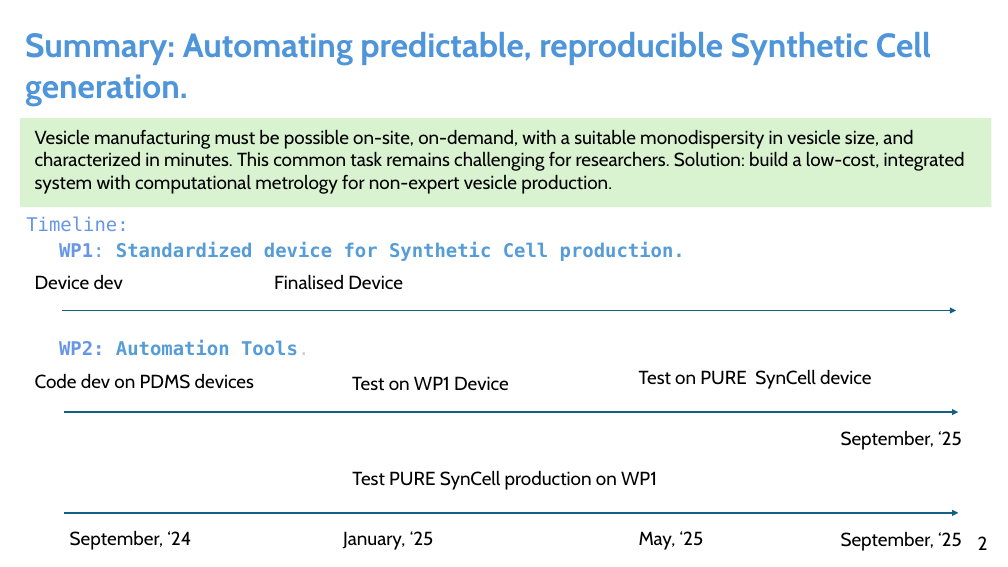
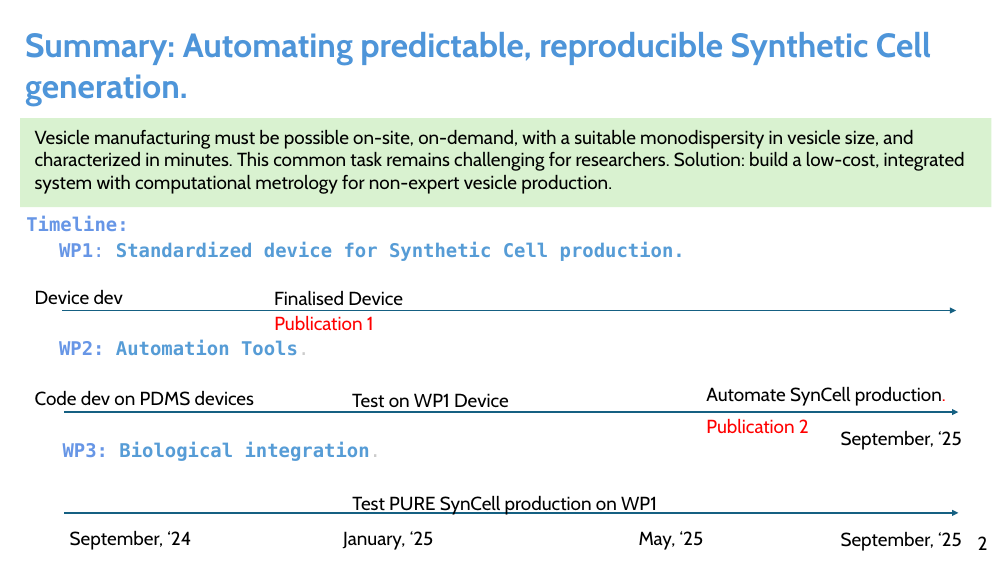
Before and after one commit to mrcsfltchr/Build-a-Cell-Tools, a slide deck: slide 2 of presentation/Build-a-Cell-Presentation.pptx. Drawn at 1008x567 pixels with LibreOffice and Linux fonts; fonts in the diff are those of the drawing. Boxes give left, top, right and bottom in pixels: in the first picture for what was removed or moved away, otherwise in the second. Text is boxed around its words. In the diff, an @@ line names an element or a change of style, - is before the commit and + after.

Commit message:
Addjusted timeline

```diff
--- a/presentation/Build-a-Cell-Presentation.pptx
+++ b/presentation/Build-a-Cell-Presentation.pptx
@@ text "Timeline:" at box(26, 216, 128, 231): bold on @@
@@ text added at box(274, 315, 374, 331), 18 pt, text #FF0000 @@
+Publication 1
@@ 3 texts: place and size @@
-3 texts at box(35, 274, 403, 389)
+3 texts at box(35, 290, 403, 406)
@@ text "Test on WP1 Device" rewrapped from box(352, 376, 509, 391) to box(352, 393, 509, 413) @@
@@ text at box(706, 386, 946, 406): text changed @@
-Test on PURE SynCell device
+Automate SynCell production.
@@ text added at box(706, 418, 809, 434), 18 pt, text #FF0000 @@
+Publication 2
@@ text added at box(63, 442, 382, 461), 18 pt, text #569CD6, bold @@
+WP3: Biological integration.
@@ text "Test PURE SynCell production on ...": place and size @@
-text "Test PURE SynCell production on ..." at box(352, 470, 657, 490)
+text "Test PURE SynCell production on ..." at box(352, 495, 657, 515)
```
Also in this commit, not shown: 1 other slide changed, 1 slide added.
